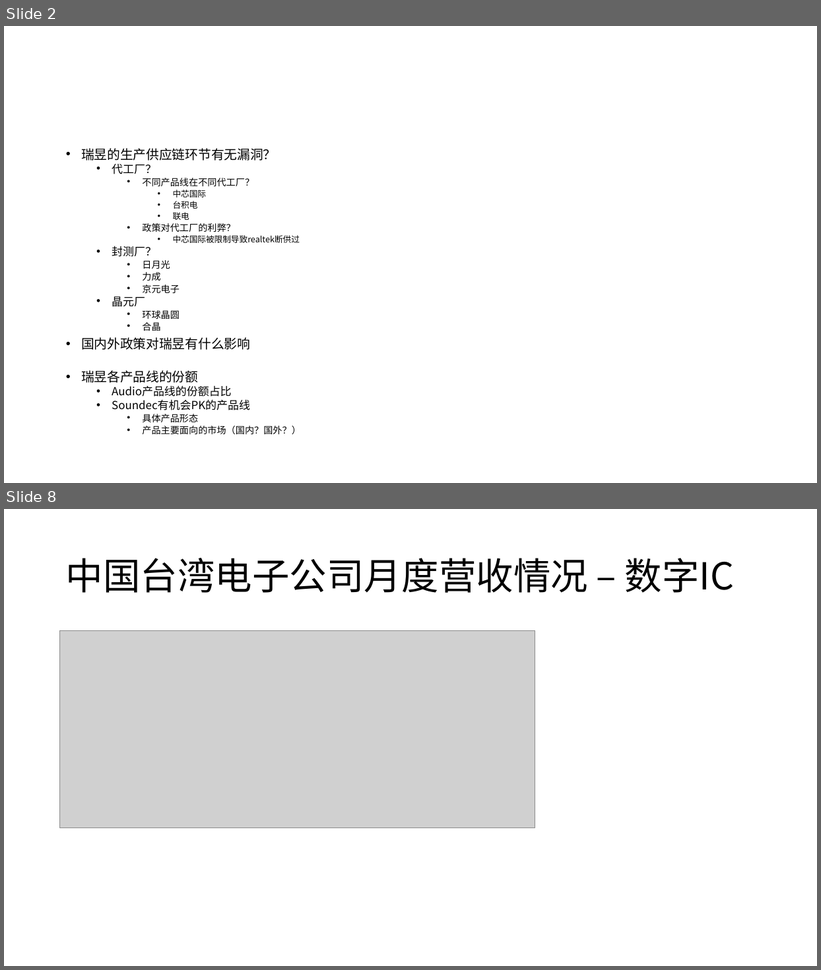
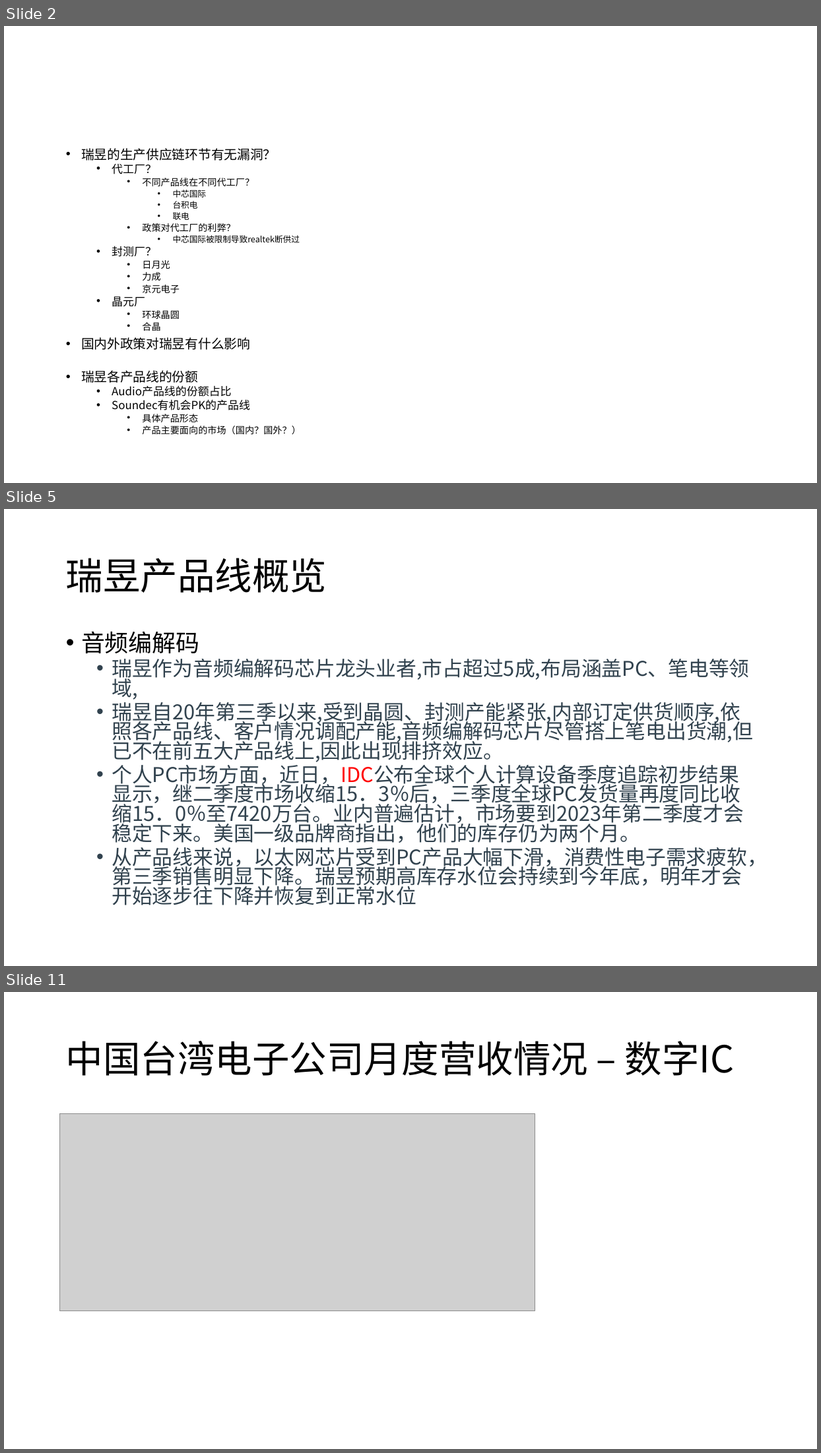
Before and after one commit to rosabai666/soundec, a slide deck: 2023/02产品/SNC8x/01)竞品分析/00)竞品芯片分析/品牌产品路线分析/Realtek/Realtek产品线分析.pptx. Shown one above the other, each under a label of ours: slides 2 and 8 before the commit, slides 2, 5 and 11 after it; the slides between them are not shown. The pictures are 821x970 and 821x1453 pixels, drawn with LibreOffice and Linux fonts; fonts in the diff are those of the drawing; grey boxes stand for pictures. Boxes give left, top, right and bottom in pixels: in the first picture for what was removed or moved away, otherwise in the second. Text is boxed around its words. In the diff, an @@ line names an element or a change of style, - is before the commit and + after.

```diff
--- a/2023/02产品/SNC8x/01)竞品分析/00)竞品芯片分析/品牌产品路线分析/Realtek/Realtek产品线分析.pptx
+++ b/2023/02产品/SNC8x/01)竞品分析/00)竞品芯片分析/品牌产品路线分析/Realtek/Realtek产品线分析.pptx
@@ slide 5 added at (4, 509, 817, 966), background #FFFFFF @@
@@ title added at (66, 558, 327, 593), 44 pt, text #000000 @@
+瑞昱产品线概览
@@ text added at (81, 631, 768, 906), 24 pt, text #31424E @@
+• 音频编解码
+  • 瑞昱作为音频编解码芯片龙头业者,市占超过5成,布局涵盖PC、笔电等领域,
+  • 瑞昱自20年第三季以来,受到晶圆、封测产能紧张,内部订定供货顺序,依照各产品线、客户情况调配产能,音频编解码芯片尽管搭上笔电出货潮,但已不在前五大产品线上,因此出现排挤效应。
+  • 个人PC市场方面，近日，IDC公布全球个人计算设备季度追踪初步结果显示，继二季度市场收缩15．3％后，三季度全球PC发货量再度同比收缩15．0％至7420万台。业内普遍估计，市场要到2023年第二季度才会稳定下来。美国一级品牌商指出，他们的库存仍为两个月。
+  • 从产品线来说，以太网芯片受到PC产品大幅下滑，消费性电子需求疲软，第三季销售明显下降。瑞昱预期高库存水位会持续到今年底，明年才会开始逐步往下降并恢复到正常水位
@@ what was slide 8 is now slide 11 @@
```
Also in this commit, not shown: 4 slides changed, 5 other slides added, 1 slide removed, 17 other files.
